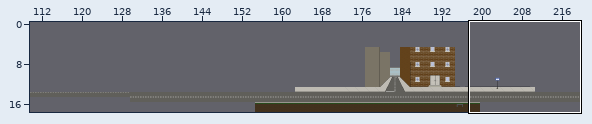
Tiled map -- src/maps/city.tmx. The first picture is a wide view before the edit; the outline marks the close-up.
Close-up. Earlier state:
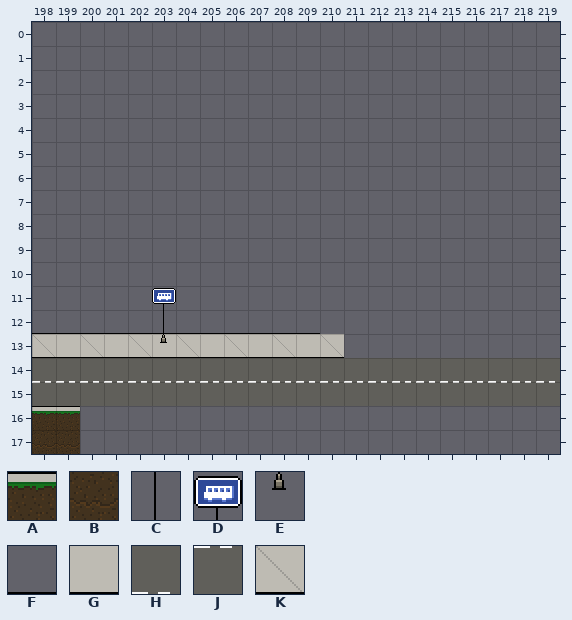
Cells are 24x24 px. Shown: x 198..219, y 0..17. The commit also changed other parts of the map, which this record leaves out. Tiles whose own drawing changed are shown in their newer look in all pictures.
Key: from "city": A 3, B 4, C 50, D 51, E 70, F 199, G 218, H 236, J 236 flipped up-down, K 239.
_ is an empty cell.
Layers that did not change in this view are not listed.
Layer "Street" before, first column x 198:
11 ______________________
12 FFFFFFFFFFFF__________
13 KGKGKGKGKGKGK_________
14 HHHHHHHHHHHHHHHHHHHHHH
15 JJJJJJJJJJJJJJJJJJJJJJ
16 AA____________________
17 BB____________________
After:
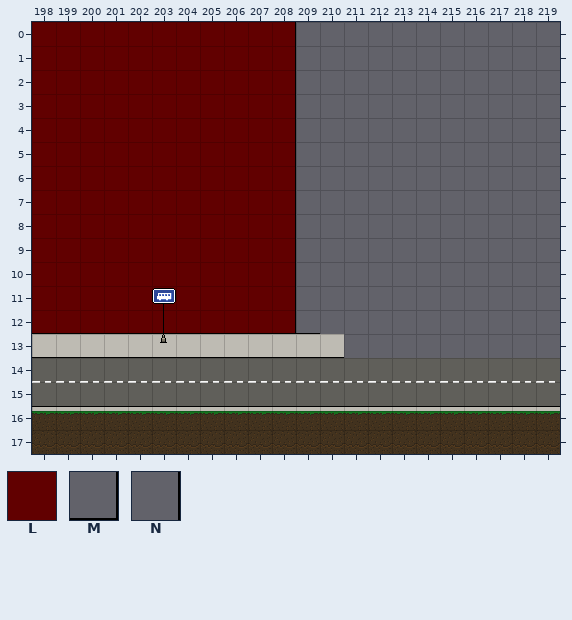
Further tiles: from "city": L 159, M 179 turned 180, N 199 turned 270.
Tiles of an added or newly shown layer are drawn over the layers below it.
Changes in this commit:
Layer "buildings":
y 0..12: x 198..208 ___________ -> LLLLLLLLLLL
Layer "Street":
y 13: x 198 K -> G; x 200 K -> G; x 202 K -> G; x 204 K -> G; x 206 K -> G; x 208 K -> G; x 210 K -> G
y 16: x 200..219 ____________________ -> AAAAAAAAAAAAAAAAAAAA
y 17: x 200..219 ____________________ -> BBBBBBBBBBBBBBBBBBBB
Layer "signs" (removed):
y 11: x 203 D -> _
y 12: x 203 C -> _
Layer "lines" (added):
y 0..10: x 208 _ -> N
y 11: x 203 _ -> D; x 208 _ -> N
y 12: x 203 _ -> C; x 208 _ -> M
Changed places in both close-ups, as pixel boxes (x1, y1, x2, y2):
changed: (32, 22, 296, 357)
changed: (320, 334, 343, 357)
added: (80, 406, 560, 454)
